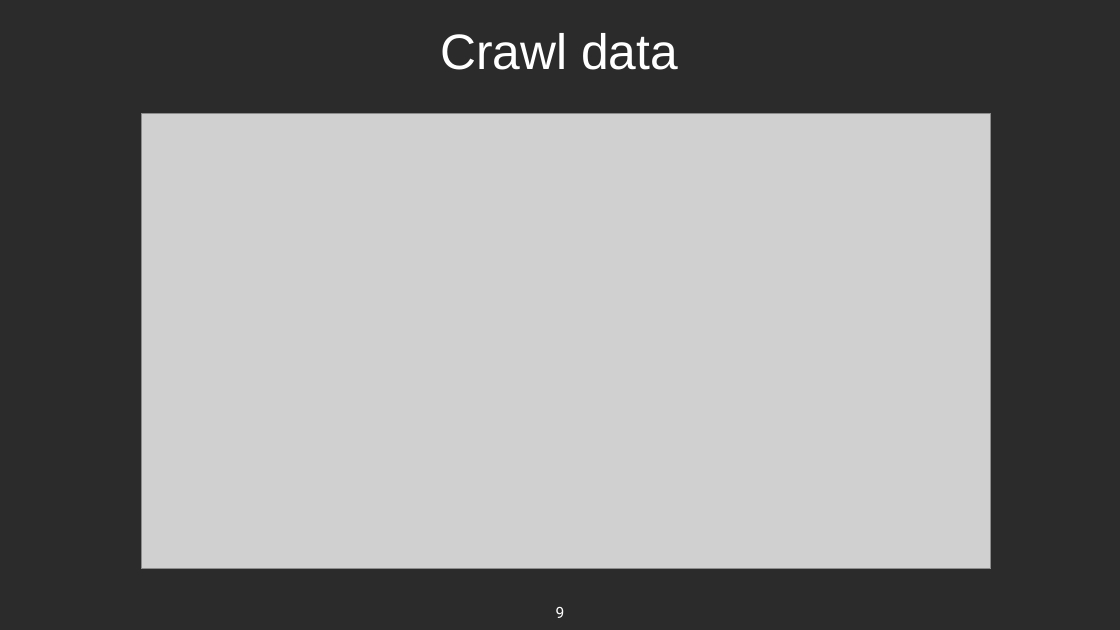
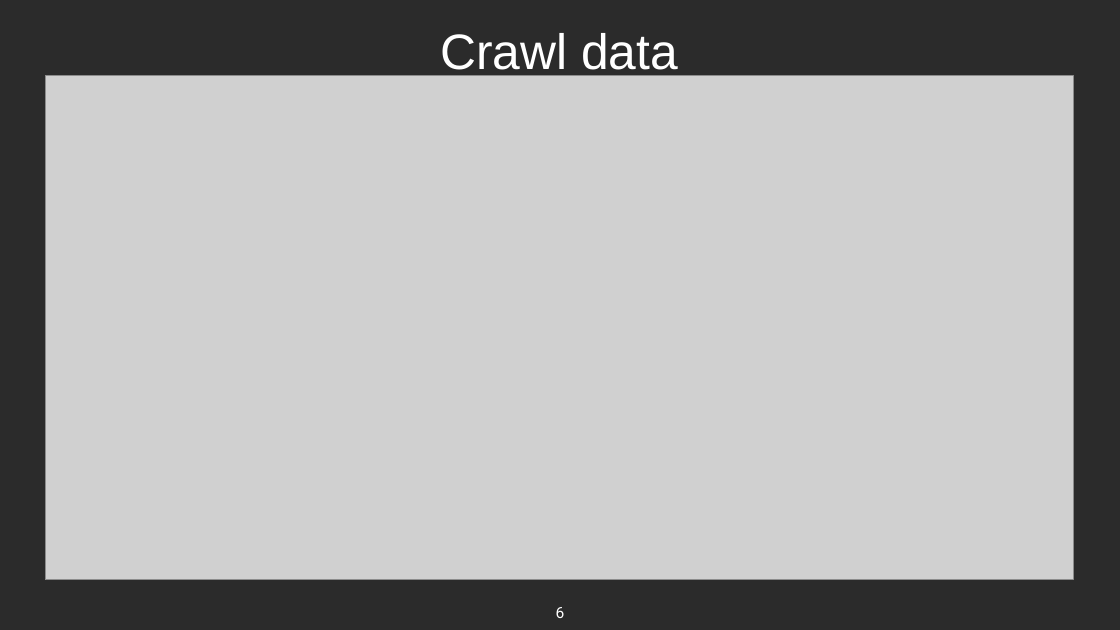
Before and after one commit to duckhhbg/KHDL, a slide deck: slide 6 of KHDL.pptx (slide 9 before the commit). Drawn at 1120x630 pixels with LibreOffice and Linux fonts; fonts in the diff are those of the drawing; grey boxes stand for pictures; background and template pictures are left out; a plain dark background stands for a picture behind light text. Boxes give left, top, right and bottom in pixels: in the first picture for what was removed or moved away, otherwise in the second. Text is boxed around its words. In the diff, an @@ line names an element or a change of style, - is before the commit and + after.

```diff
--- a/KHDL.pptx
+++ b/KHDL.pptx
@@ picture: place and size @@
-picture at [141,113,990,568]
+picture at [45,75,1073,580]
@@ page number at [556,607,565,618]: text changed @@
-9
+6
```
Also in this commit, not shown: 3 other slides changed, 1 slide added, 11 slides removed, 1 other file.
